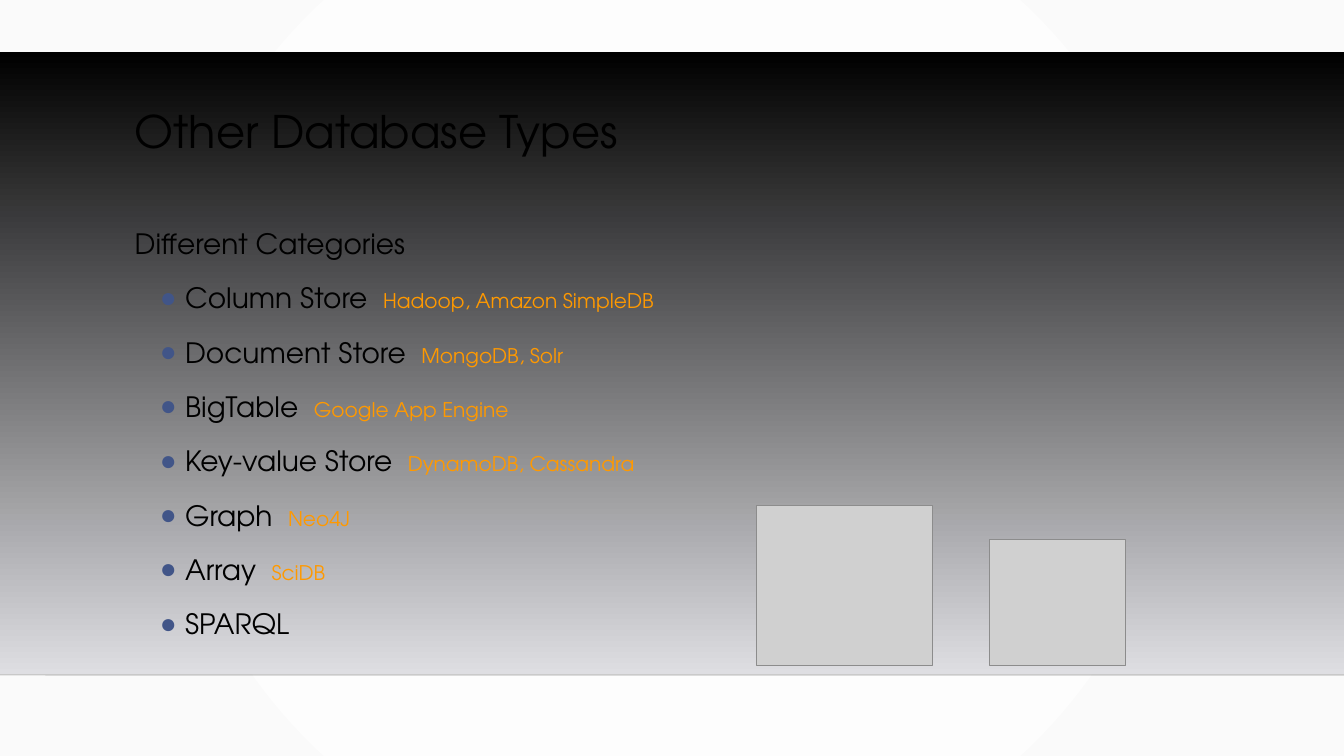
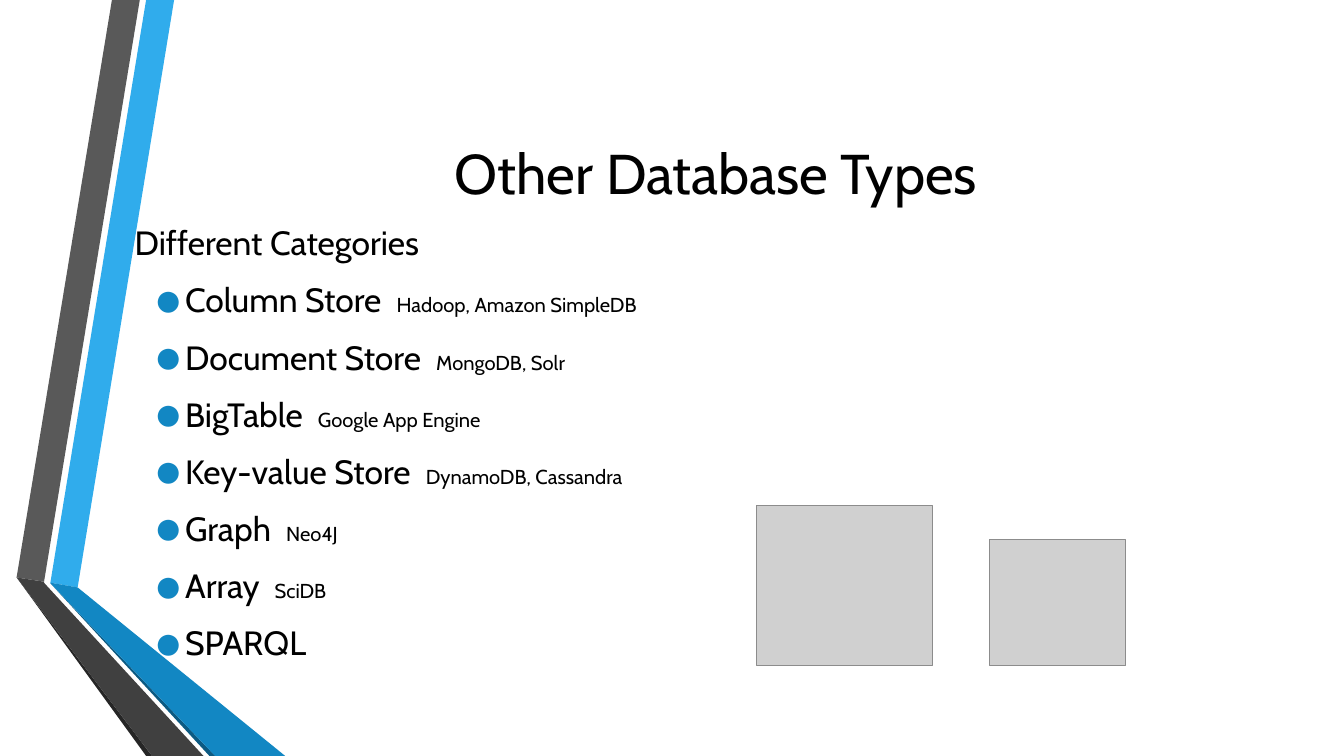
Before and after one commit to TomG007/gis5577, a slide deck: slide 24 of why_postgresql.odp. Drawn at 1344x756 pixels with LibreOffice and Linux fonts; fonts in the diff are those of the drawing; grey boxes stand for pictures; background and template pictures are left out. Boxes give left, top, right and bottom in pixels: in the first picture for what was removed or moved away, otherwise in the second. Text is boxed around its words. In the diff, an @@ line names an element or a change of style, - is before the commit and + after.

```diff
--- a/why_postgresql.odp
+++ b/why_postgresql.odp
@@ background gradient #FFFFFF to #FAFAFA to picture (left out) @@
@@ freeform shape removed at [0, 51, 1344, 675] @@
@@ title "Other Database Types": place and size @@
-title "Other Database Types" at [135, 95, 618, 172]
+title "Other Database Types" at [455, 152, 977, 207]
@@ title "Other Database Types" at [455, 152, 977, 207]: size 32 to 40 pt, font TeX Gyre Adventor to Cabin; alignment left to centre; line spacing 0.9 to 1; vertical alignment top to middle @@
@@ text "Different Categories" at [135, 227, 636, 656]: size 20 to 24 pt in "Different Categories", "Column Store", "Document Store", "BigTable" and 4 more places; font TeX Gyre Adventor to Cabin; text colour #FF9900 to #000000 in "Hadoop, Amazon SimpleDB", "MongoDB, Solr", "Google App Engine", "DynamoDB, Cassandra" and 2 more places; indent changed; line spacing 1.2 to 1; more space between paragraphs; bullet colour #415588 to #1287C3; vertical alignment top to middle @@
@@ group added at [16, 0, 285, 756]: 6 freeform shapes @@
@@ line removed from (0, 675) to (1344, 675) @@
```
Also in this commit, not shown: 25 other slides changed, 3 other files.
